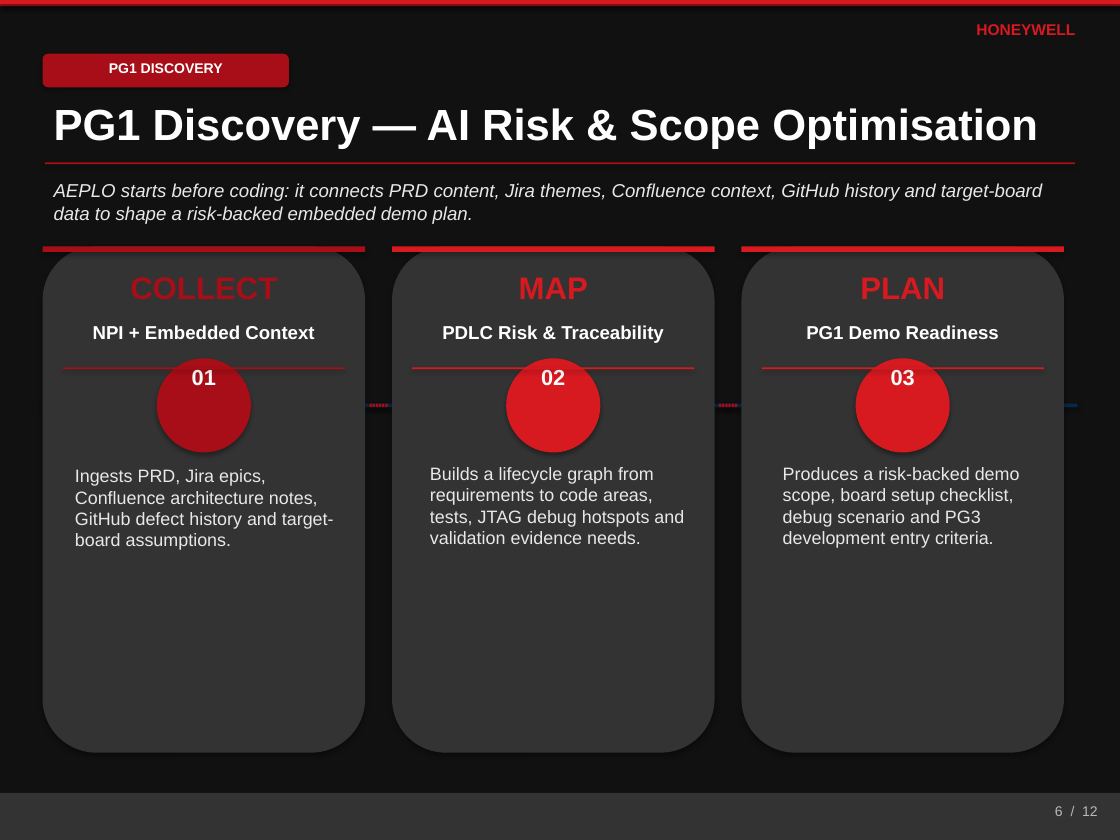
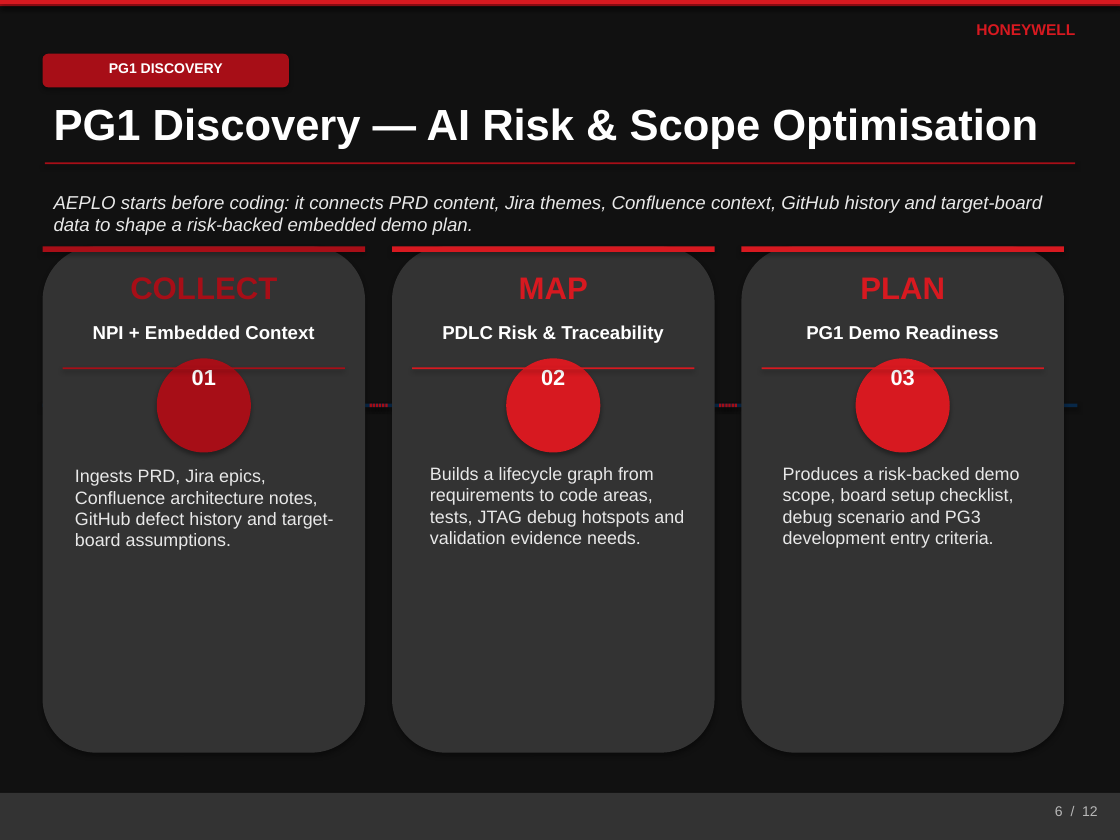
Before and after one commit to shyamnexus/HON_PPT, a slide deck: slide 6 of AI-Driven Embedded Product Lifecycle OrchestratorV5.pptx. Drawn at 1120x840 pixels with LibreOffice and Linux fonts; fonts in the diff are those of the drawing. Boxes give left, top, right and bottom in pixels: in the first picture for what was removed or moved away, otherwise in the second. Text is boxed around its words. In the diff, an @@ line names an element or a change of style, - is before the commit and + after.

```diff
--- a/AI-Driven Embedded Product Lifecycle OrchestratorV5.pptx
+++ b/AI-Driven Embedded Product Lifecycle OrchestratorV5.pptx
@@ text "AEPLO starts before coding: it ...": place and size @@
-text "AEPLO starts before coding: it ..." at box(54, 183, 1042, 224)
+text "AEPLO starts before coding: it ..." at box(54, 195, 1042, 235)
```
Also in this commit, not shown: 1 other slide changed, 1 slide added.
